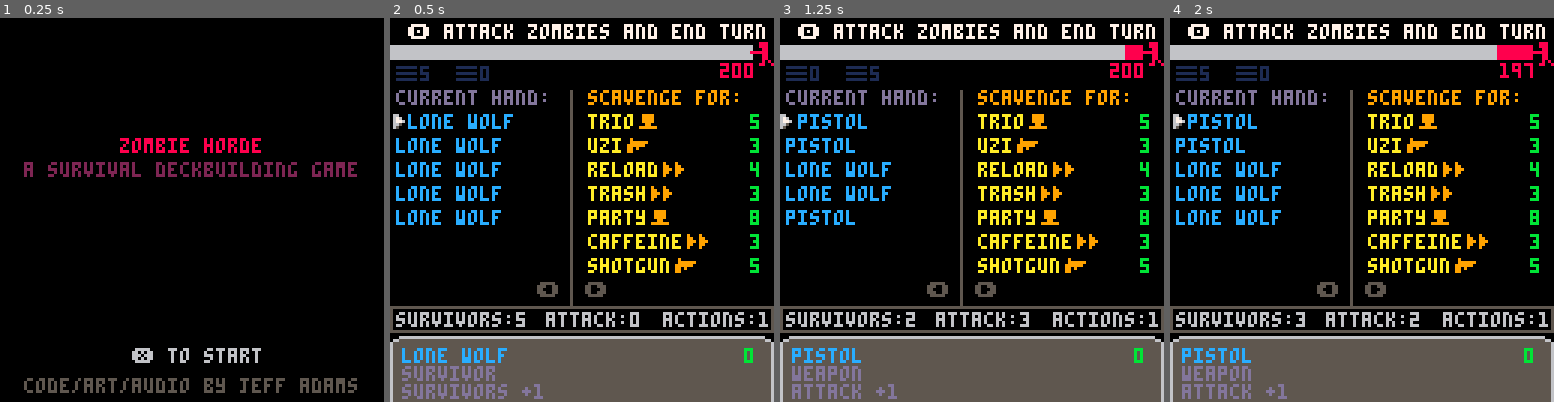
Above: before the commit, frames 1-4 (left to right).
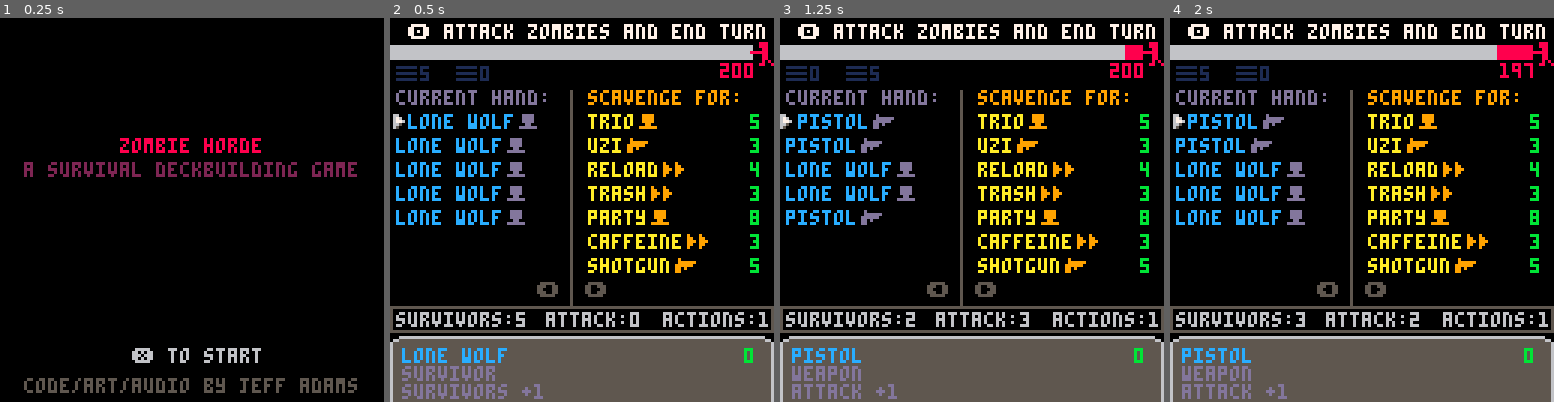
Above: after the commit, the same moments.

Repository: jeff-adams/pico8
Game: PICO-8 cartridge dev/zombie.p8
The game is run twice, just before and just after one commit, with the same random seed, the same clock (stepped at 60 frames per second) and the same inputs.
Inputs:
- Up to frame 1 (0.25 s): no input
- Up to frame 2 (0.5 s): tap X (X key) at 0.33 s
- Up to frame 3 (1.25 s): tap O (Z key) at 0.7 s; tap X (X key) at 1.07 s
- Up to frame 4 (2 s): hold Right from 1.6 s (still down); tap O (Z key) at 1.7 s; tap X (X key) at 1.85 s

Frame 1 is identical in both runs. In frame 2, 0.6% of the frame differs, in the area x 30-39%, y 25-54%; in frame 3, 0.6%; in frame 4, 0.6%.

Commit message:
Add card icons to hand in zombie

Diff:
--- a/dev/zombie.p8
+++ b/dev/zombie.p8
@@ -1,15 +1,16 @@
 pico-8 cartridge // http://www.pico-8.com
 version 29
 __lua__
---zombie horde
+--horde
 --by jeff adams
 
 --todo
 --bug: too many cards in hand
+--bug: trash all cards end action
 --better name for trash action
 --balance cards
 --sfx/music
---graphics for card types
+--graphics for cards
 --animate ui
 
 function _init()
@@ -372,7 +373,9 @@
 function update_game()
 	if is_player_turn then
 		game_btns()
-		game_messages()
+		if current.card != nil then
+			game_messages()
+		end
 	else
 		discard_hand()
 		init_player()
@@ -466,8 +469,9 @@
 function update_trash()
 	if btnp(❎) then
 		del(hand,hand[current.sel])
-	end
-	if btnp(🅾️) then
+		previous_card()
+	end
+	if #hand<=0 or btnp(🅾️) then
 		update_state=update_game
 		draw_state=draw_game
 	end
@@ -489,7 +493,9 @@
 	draw_scavenge()
 	draw_selector()
 	draw_horde()
-	draw_card_desc()
+	if current.card != nil then
+		draw_card_desc()
+	end
 	draw_message()
 
 	draw_debug()
@@ -517,11 +523,15 @@
 	print("▤"..#draw.."  ▤"..#discard,2,16,1)
 	print("current hand:",2,24,13)
 	for i=1,#hand do
+		local _card,_x=hand[i],2
 		if current.sel==i and current.cards==hand then
-			print(hand[i].title,6,i*8+24,12)
+			_x+=4
+			print(_card.title,_x,i*8+24,12)
 		else
-			print(hand[i].title,2,i*8+24,12)
-		end
+			print(_card.title,_x,i*8+24,12)
+		end
+		pal(15,13)
+		spr(card_icon(_card),#_card.title*4+_x,i*8+22)
 	end
 end
 
